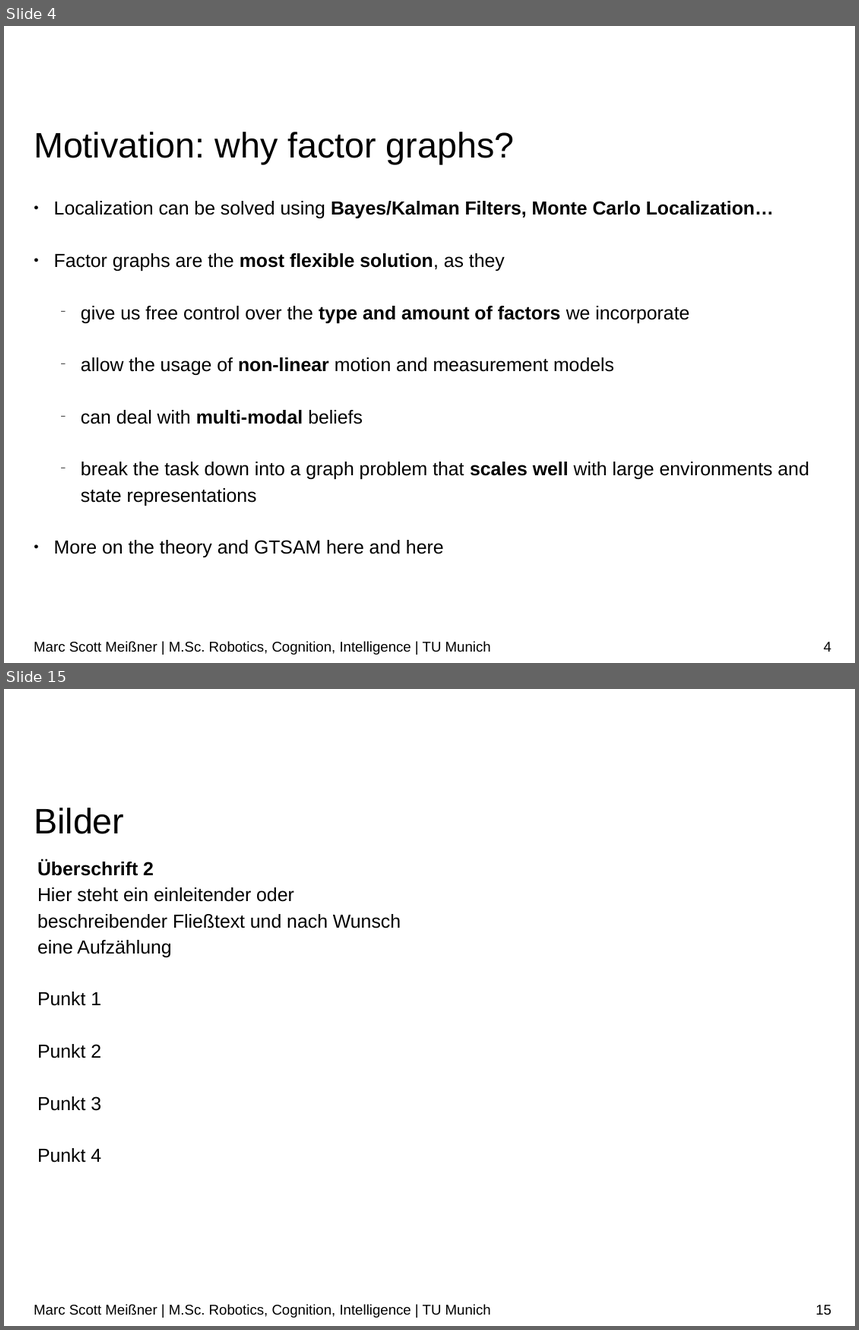
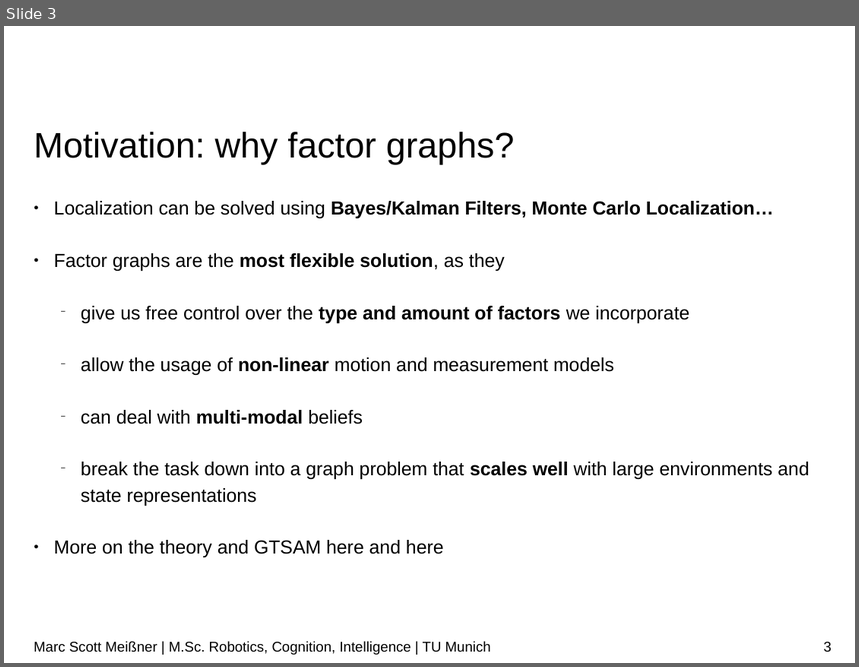
Before and after one commit to linuxcumt/car_project, a slide deck: wiki/Localization_GTSAM.odp. Shown one above the other, each under a label of ours: slides 4 and 15 before the commit, slide 3 after it; the slides between them are not shown. The pictures are 859x1330 and 859x667 pixels, drawn with LibreOffice and Linux fonts; fonts in the diff are those of the drawing; background and template pictures are left out. Boxes give left, top, right and bottom in pixels: in the first picture for what was removed or moved away, otherwise in the second. Text is boxed around its words. In the diff, an @@ line names an element or a change of style, - is before the commit and + after.

```diff
--- a/wiki/Localization_GTSAM.odp
+++ b/wiki/Localization_GTSAM.odp
@@ slide 15 removed at (x1=4, y1=689, x2=855, y2=1326), background #FFFFFF @@
@@ title removed at (x1=34, y1=808, x2=124, y2=834) @@
-Bilder
@@ text removed at (x1=37, y1=860, x2=401, y2=1162) @@
-Überschrift 2
-Hier steht ein einleitender oder beschreibender Fließtext und nach Wunsch eine Aufzählung
-Punkt 1
-Punkt 2
-Punkt 3
-Punkt 4
@@ text removed at (x1=34, y1=1304, x2=491, y2=1318) @@
-Marc Scott Meißner | M.Sc. Robotics, Cognition, Intelligence | TU Munich
@@ page number removed at (x1=816, y1=1305, x2=832, y2=1315) @@
-15
@@ what was slide 4 is now slide 3 @@
@@ page number at (x1=824, y1=642, x2=832, y2=651): text changed @@
-4
+3
```
Also in this commit, not shown: 6 slides changed, 1 slide added, 16 other slides removed.
